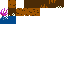
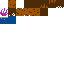
Comparing the layer stacks of the two 64x64 images. Changes:
painted on "Слой 1" over left=0, top=8, right=48, bottom=20
